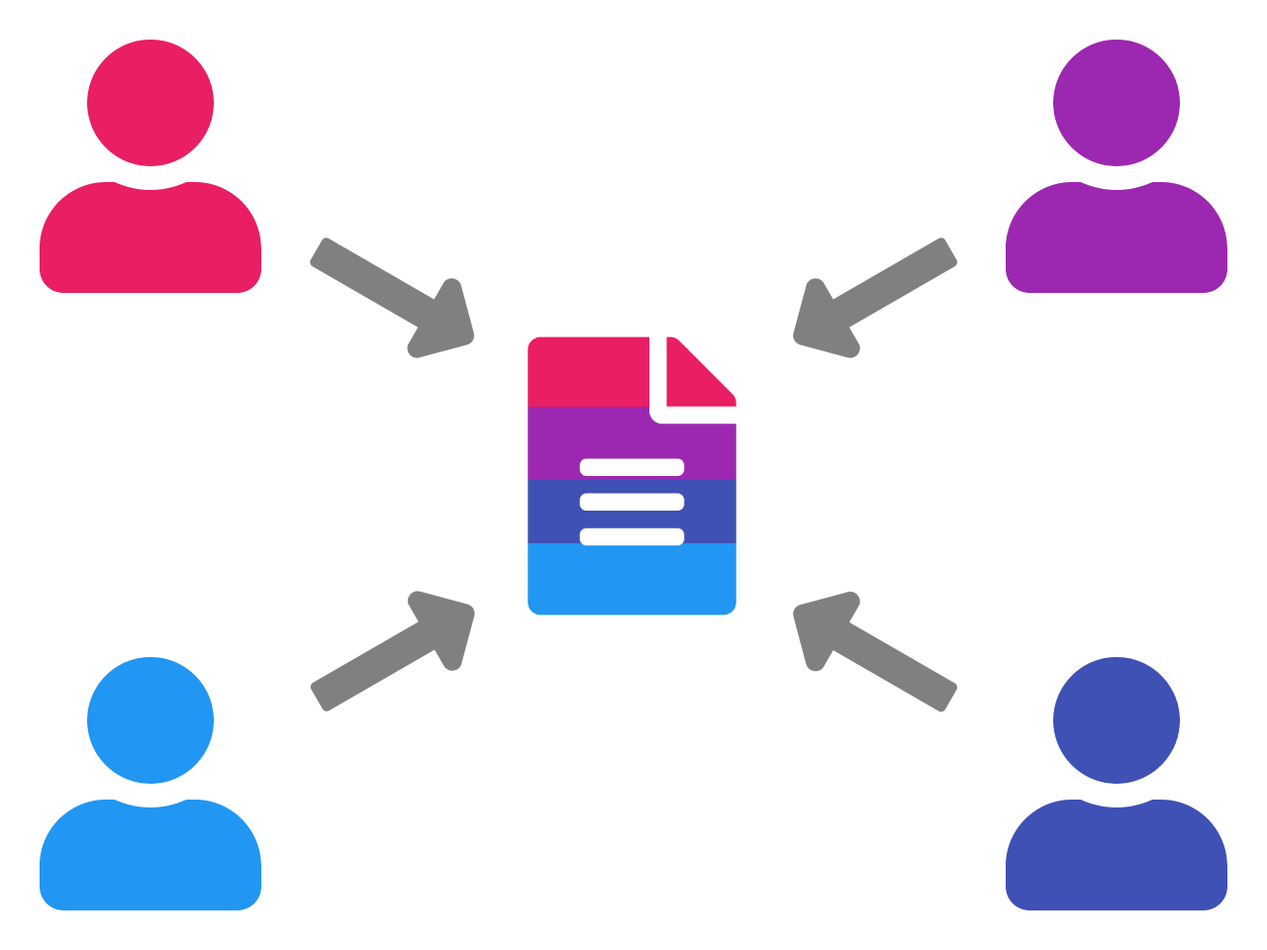
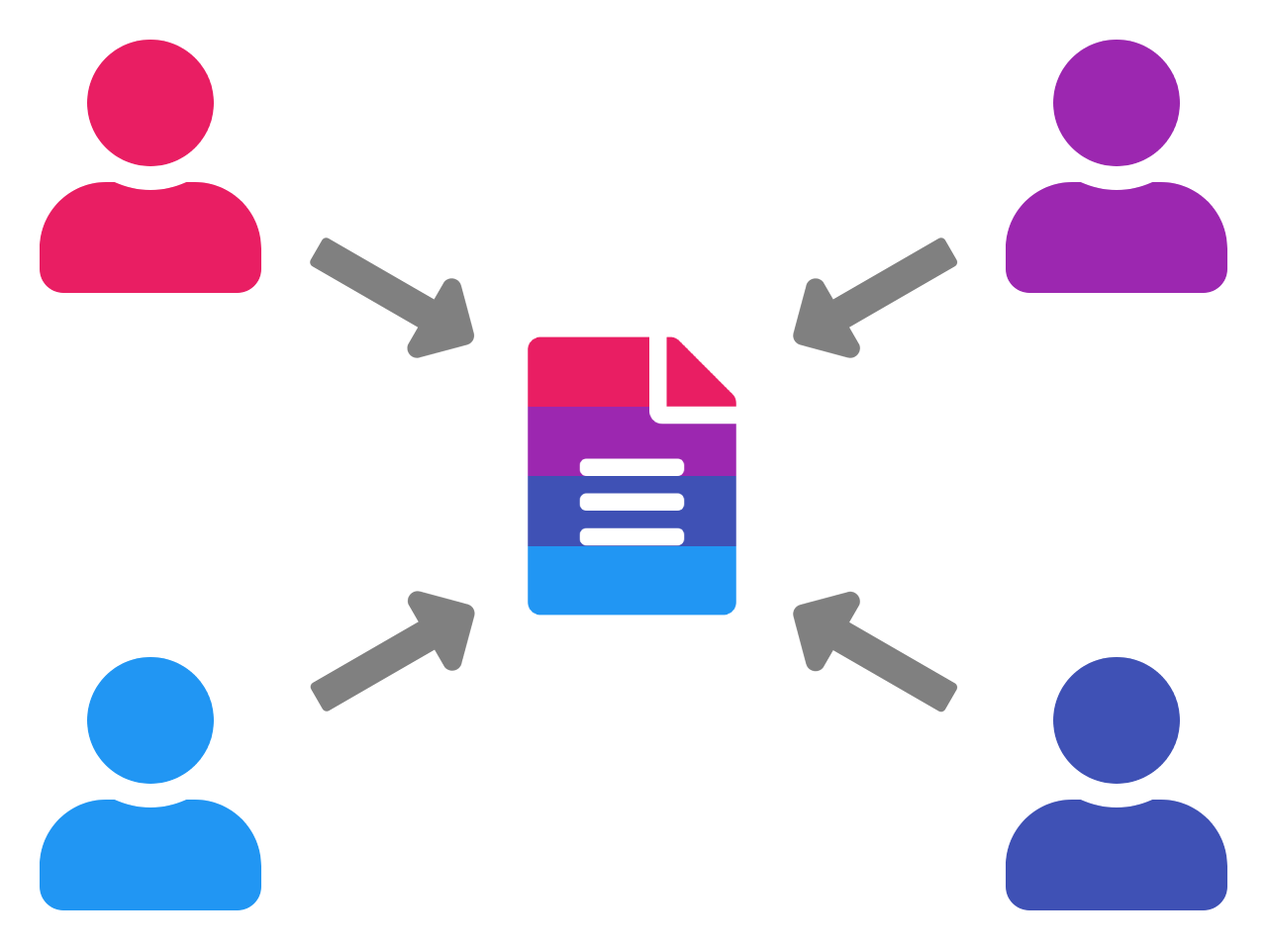
Before/after of a 1267 × 950 layered artwork. What changed in the layer stack:
pixels changed over [527, 475, 737, 547] (layer not identified)
